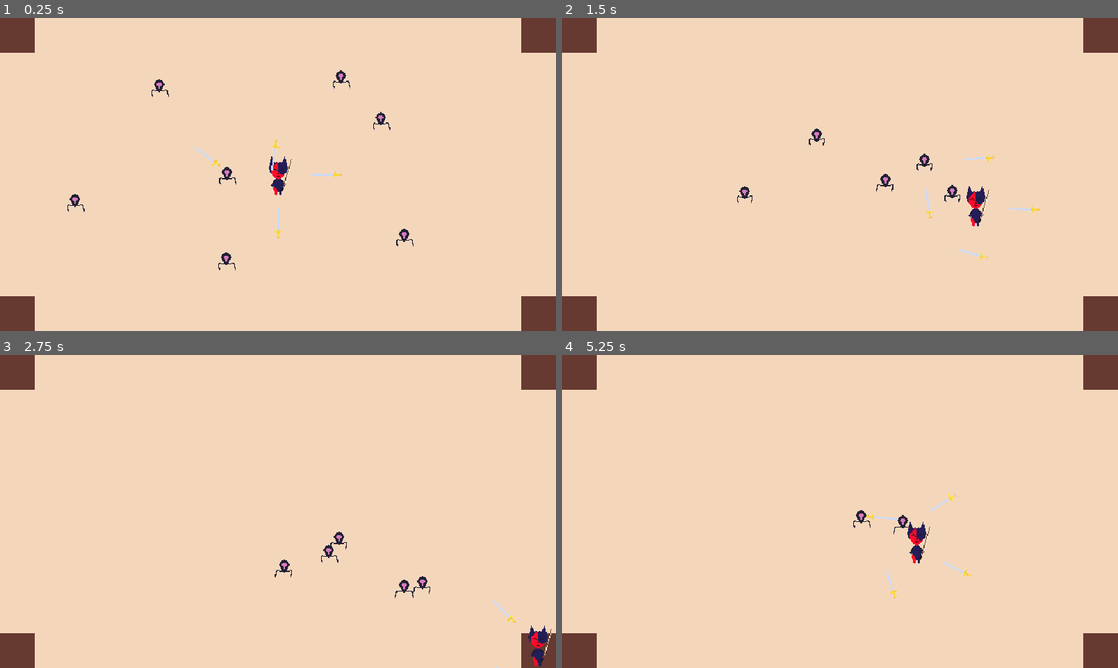
Above: before the commit, frames 1-4 (two rows, left to right).
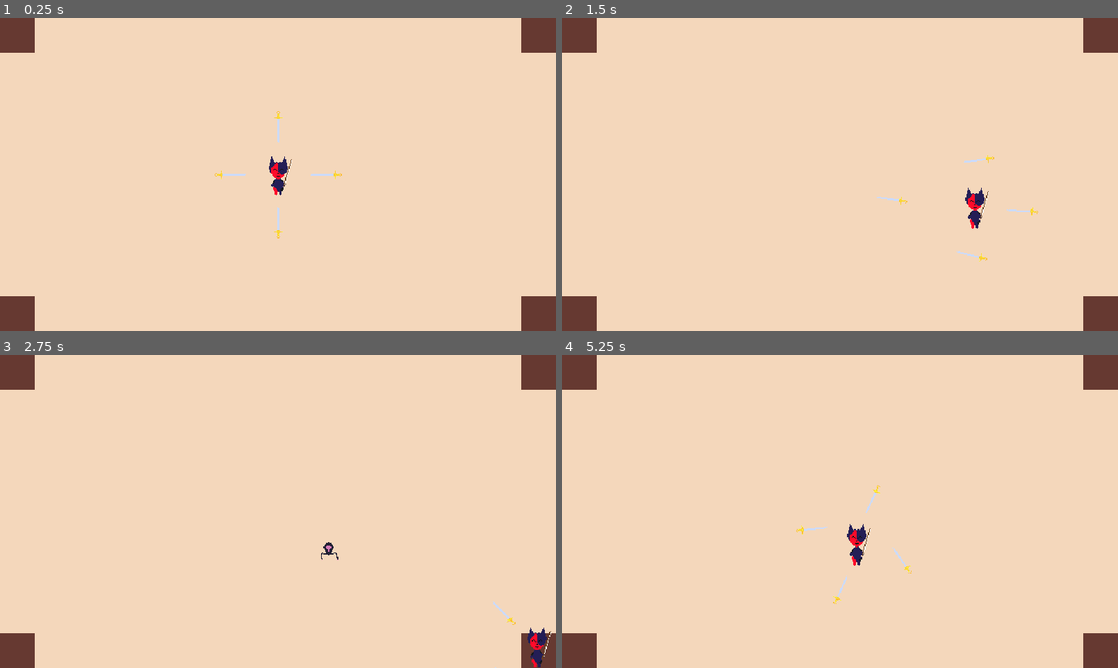
Above: after the commit, the same moments.

Repository: Cactys3/CombatGame
Game: Godot game, scene res://Scenes/BaseScene.tscn
Two runs of this game, one before a commit and one after it. Both use one fixed random seed, a clock stepped at 60 frames per second and the inputs below.
Inputs (mouse positions are in pixels of both pictures, inside the frame that each line leads up to):
- Up to frame 1 (0.25 s): no input
- Up to frame 2 (1.5 s): move the mouse to (962, 158) at 0.52 s; hold D (right) 0.53-1.28 s; move the mouse to (728, 190) at 1.27 s; hold Down (down) from 1.28 s (still down)
- Up to frame 3 (2.75 s): move the mouse to (333, 442) at 2.02 s; release Down (down) at 2.03 s; hold D (right) from 2.03 s (still down)
- Up to frame 4 (5.25 s): move the mouse to (812, 574) at 2.77 s; release D (right) at 2.78 s; hold W (up) 2.78-3.53 s; move the mouse to (1006, 558) at 3.52 s; hold A (left) 3.53-5.03 s; move the mouse to (673, 464) at 4.27 s; move the mouse to (867, 511) at 5.02 s; hold Down (down) from 5.03 s (still down)

The runs differ from the first frame. In frame 1, 0.6% of the frame differs, in the area x 12-75%, y 16-81%; in frame 2, 0.7%; in frame 3, 0.5%; in frame 4, 1.0%, in the area x 42-74%, y 41-80%.

Commit message:
class work

Diff:
--- a/Scenes/BaseScene.tscn
+++ b/Scenes/BaseScene.tscn
@@ -1,12 +1,9 @@
-[gd_scene load_steps=7 format=3 uid="uid://dc0hdlr7wq3lq"]
+[gd_scene load_steps=5 format=3 uid="uid://dc0hdlr7wq3lq"]
 
 [ext_resource type="Texture2D" uid="uid://b1lme8t63rjpt" path="res://Art/Area Art/Background.png" id="1_rub18"]
 [ext_resource type="PackedScene" uid="uid://dbfx0pgjmmdgy" path="res://Scenes/character.tscn" id="2_bdfmm"]
 [ext_resource type="Script" path="res://Scripts/basic_enemy_spawner.gd" id="4_anhf8"]
-[ext_resource type="PackedScene" uid="uid://caoglnybbk6t7" path="res://Scenes/first_enemy.tscn" id="4_ifu7e"]
 [ext_resource type="PackedScene" uid="uid://df648b0ddy30i" path="res://Scenes/sword.tscn" id="4_yid73"]
-
-[sub_resource type="CircleShape2D" id="CircleShape2D_cyp7c"]
 
 [node name="Node2D" type="Node2D"]
 
@@ -38,35 +35,5 @@
 weapon_damage = 0
 weapon_knockback = 0
 
-[node name="CharacterBody2D" type="CharacterBody2D" parent="."]
-position = Vector2(-222, -44)
-
-[node name="CollisionShape2D" type="CollisionShape2D" parent="CharacterBody2D"]
-shape = SubResource("CircleShape2D_cyp7c")
-
-[node name="Enemies" type="Node" parent="."]
+[node name="Enemy spawner" type="Node" parent="."]
 script = ExtResource("4_anhf8")
-
-[node name="FirstEnemy2" parent="Enemies" instance=ExtResource("4_ifu7e")]
-position = Vector2(85, -136)
-
-[node name="FirstEnemy" parent="Enemies" instance=ExtResource("4_ifu7e")]
-position = Vector2(-259, 30)
-
-[node name="FirstEnemy3" parent="Enemies" instance=ExtResource("4_ifu7e")]
-position = Vector2(-157, -120)
-
-[node name="FirstEnemy4" parent="Enemies" instance=ExtResource("4_ifu7e")]
-position = Vector2(-73, 115)
-
-[node name="FirstEnemy5" parent="Enemies" instance=ExtResource("4_ifu7e")]
-position = Vector2(168, 77)
-
-[node name="FirstEnemy6" parent="Enemies" instance=ExtResource("4_ifu7e")]
-position = Vector2(140, -79)
-
-[node name="FirstEnemy7" parent="Enemies" instance=ExtResource("4_ifu7e")]
-position = Vector2(-52, -67)
-
-[node name="FirstEnemy8" parent="Enemies" instance=ExtResource("4_ifu7e")]
-position = Vector2(-84, -5)
--- a/Scenes/character.tscn
+++ b/Scenes/character.tscn
@@ -84,6 +84,7 @@
 health_component = NodePath("HealthComponent")
 
 [node name="HealthComponent" parent="." instance=ExtResource("1_mexat")]
+max_health = 100
 
 [node name="AnimatedSprite2D" type="AnimatedSprite2D" parent="."]
 sprite_frames = SubResource("SpriteFrames_tvp78")
--- a/Scenes/first_enemy.tscn
+++ b/Scenes/first_enemy.tscn
@@ -42,13 +42,18 @@
 
 [sub_resource type="CapsuleShape2D" id="CapsuleShape2D_g87vo"]
 radius = 9.0
-height = 22.0
+height = 26.0
+
+[sub_resource type="CapsuleShape2D" id="CapsuleShape2D_t3veh"]
+height = 28.0
 
 [node name="FirstEnemy" type="CharacterBody2D" node_paths=PackedStringArray("health_component") groups=["enemy"]]
 collision_layer = 8
-collision_mask = 6
+collision_mask = 12
 script = ExtResource("1_ulo6s")
 health_component = NodePath("HealthComponent")
+weapon_damage = 10
+weapon_knockback = 10
 
 [node name="AnimatedSprite2D" type="AnimatedSprite2D" parent="."]
 sprite_frames = SubResource("SpriteFrames_o4d7e")
@@ -56,6 +61,16 @@
 
 [node name="HealthComponent" parent="." instance=ExtResource("2_5jvuf")]
 
-[node name="CollisionShape2D" type="CollisionShape2D" parent="."]
+[node name="Health_Hitbox" type="CollisionShape2D" parent="."]
 position = Vector2(0, 3)
 shape = SubResource("CapsuleShape2D_g87vo")
+
+[node name="Damage_Hitbox" type="Area2D" parent="."]
+collision_layer = 0
+collision_mask = 2
+
+[node name="CollisionShape2D" type="CollisionShape2D" parent="Damage_Hitbox"]
+position = Vector2(0, 3)
+shape = SubResource("CapsuleShape2D_t3veh")
+
+[connection signal="body_entered" from="Damage_Hitbox" to="." method="_on_damage_hitbox_body_entered"]
--- a/Scripts/first_enemy.gd
+++ b/Scripts/first_enemy.gd
@@ -3,6 +3,11 @@
 const MOVESPEED: int = 100
 @onready var player: CharacterBody2D = get_tree().get_first_node_in_group("player")
 @export var health_component:HealthComponent
+
+@export var weapon_damage: int
+@export var weapon_knockback: int
+@export var weapon_stun: int
+@export var weapon_effect: Attack.damage_effects
 
 func damage(attack: Attack):
 	if (health_component):
@@ -17,3 +22,12 @@
 	velocity.y = direction.y * MOVESPEED
 	velocity = velocity.move_toward(Vector2(direction.x * MOVESPEED, direction.y * MOVESPEED), 50)
 	move_and_slide()
+
+func _on_damage_hitbox_body_entered(body: Node2D) -> void:
+	var attack: Attack = Attack.new()
+	attack.damage = weapon_damage
+	attack.knockback = weapon_knockback
+	attack.stun_time = weapon_stun
+	attack.position = position
+	attack.damage_effect = weapon_effect
+	damage(attack)
--- a/Scripts/health_component.gd
+++ b/Scripts/health_component.gd
@@ -17,7 +17,7 @@
 
 func damage(attack: Attack):
 	health -=attack.damage
-	print(name + " damaged: " + str(attack.damage))
+	print(get_parent().name + " damaged: " + str(attack.damage))
 	if can_be_knockbacked:
 		get_parent().velocity = (global_position - attack.position).normalized() * attack.knockback
 
Not shown: 1 places in Scenes/first_enemy.tscn that only renumber resources
